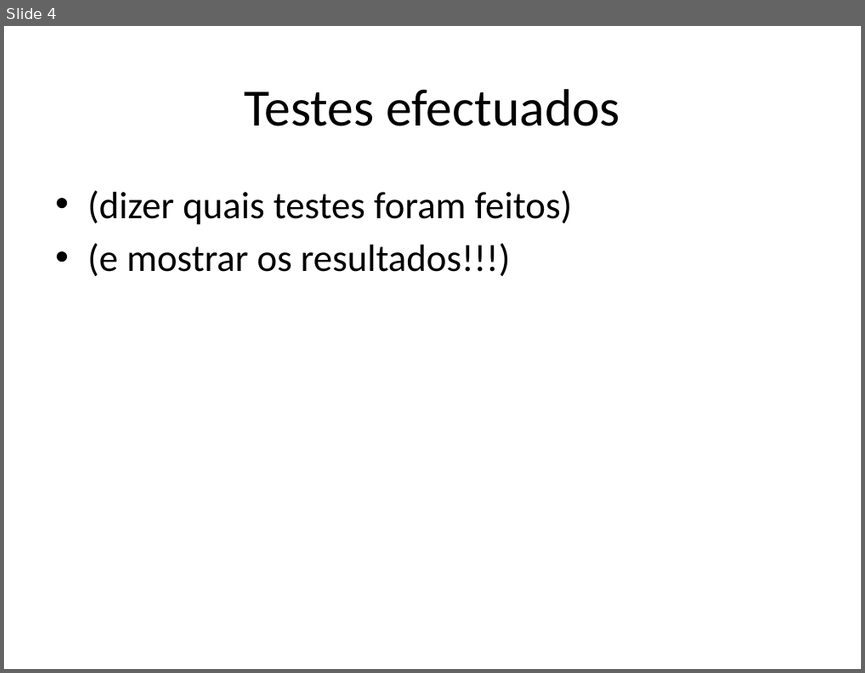
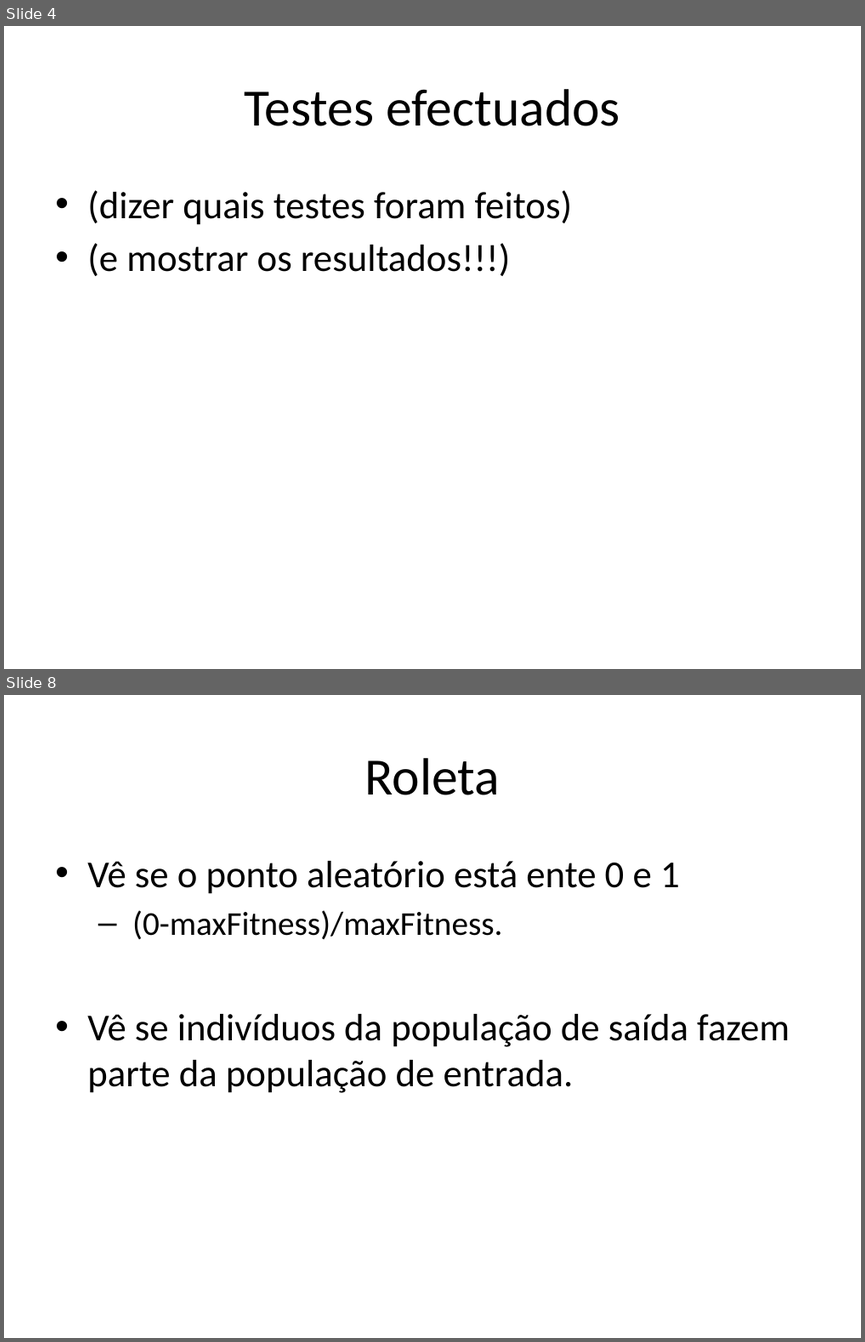
Before and after one commit to iptomar/genetic_11-12, a slide deck: ApresentacaoRelatorio_PSI_GeneticLAB.pptx. Shown one above the other, each under a label of ours: slide 4 before the commit, slides 4 and 8 after it; the slides between them are not shown. The pictures are 865x673 and 865x1342 pixels, drawn with LibreOffice and Linux fonts; fonts in the diff are those of the drawing. Boxes give left, top, right and bottom in pixels: in the first picture for what was removed or moved away, otherwise in the second. Text is boxed around its words. In the diff, an @@ line names an element or a change of style, - is before the commit and + after.

```diff
--- a/ApresentacaoRelatorio_PSI_GeneticLAB.pptx
+++ b/ApresentacaoRelatorio_PSI_GeneticLAB.pptx
@@ slide 8 added at [4, 695, 861, 1338], background #FFFFFF @@
@@ title added at [365, 758, 500, 795], 44 pt, text #000000 @@
+Roleta
@@ text added at [87, 861, 789, 1093], 32 pt, text #000000 @@
+• Vê se o ponto aleatório está ente 0 e 1
+  – (0-maxFitness)/maxFitness.
+• Vê se indivíduos da população de saída fazem parte da população de entrada.
```
Also in this commit, not shown: 1 slide changed, 15 other slides added.
